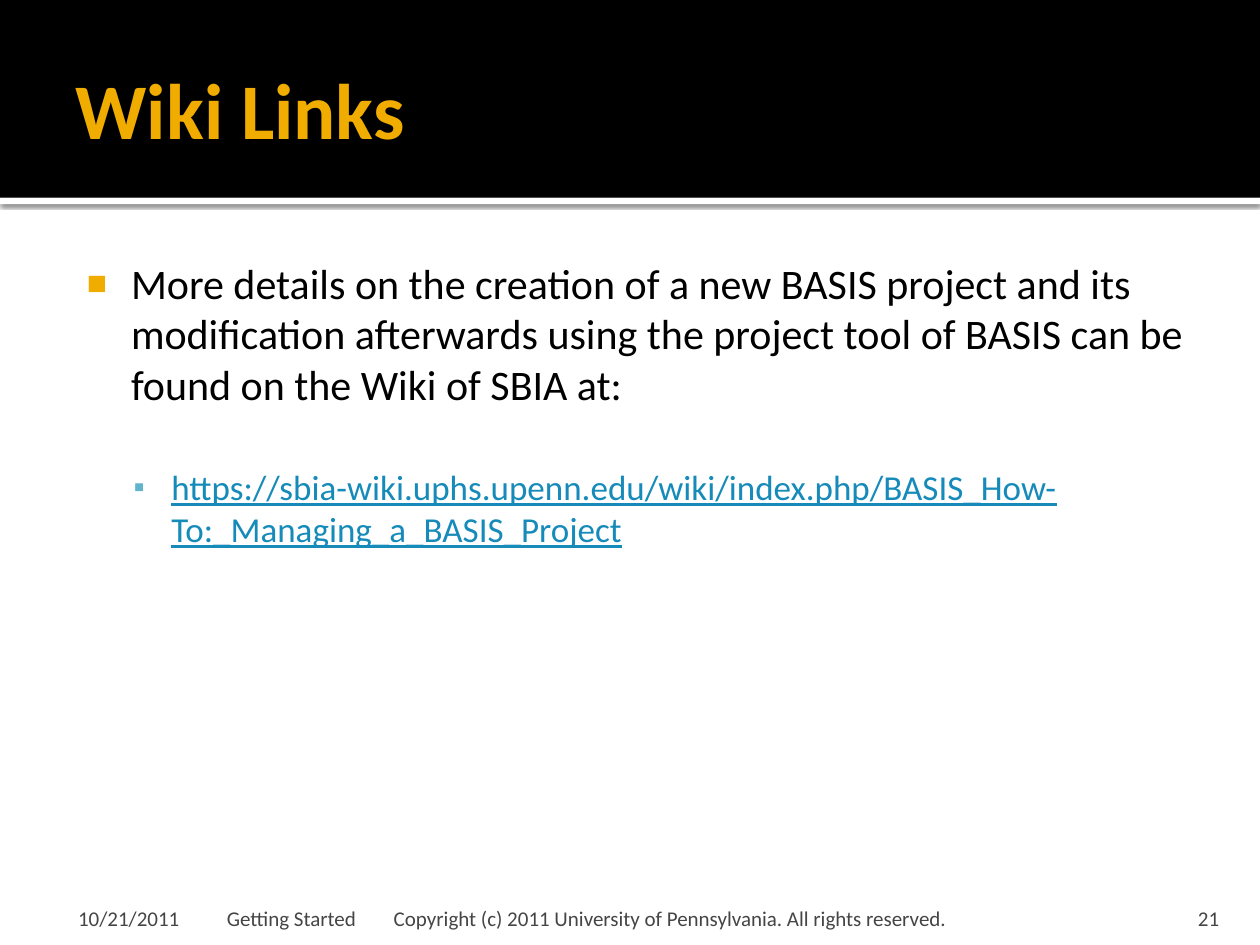
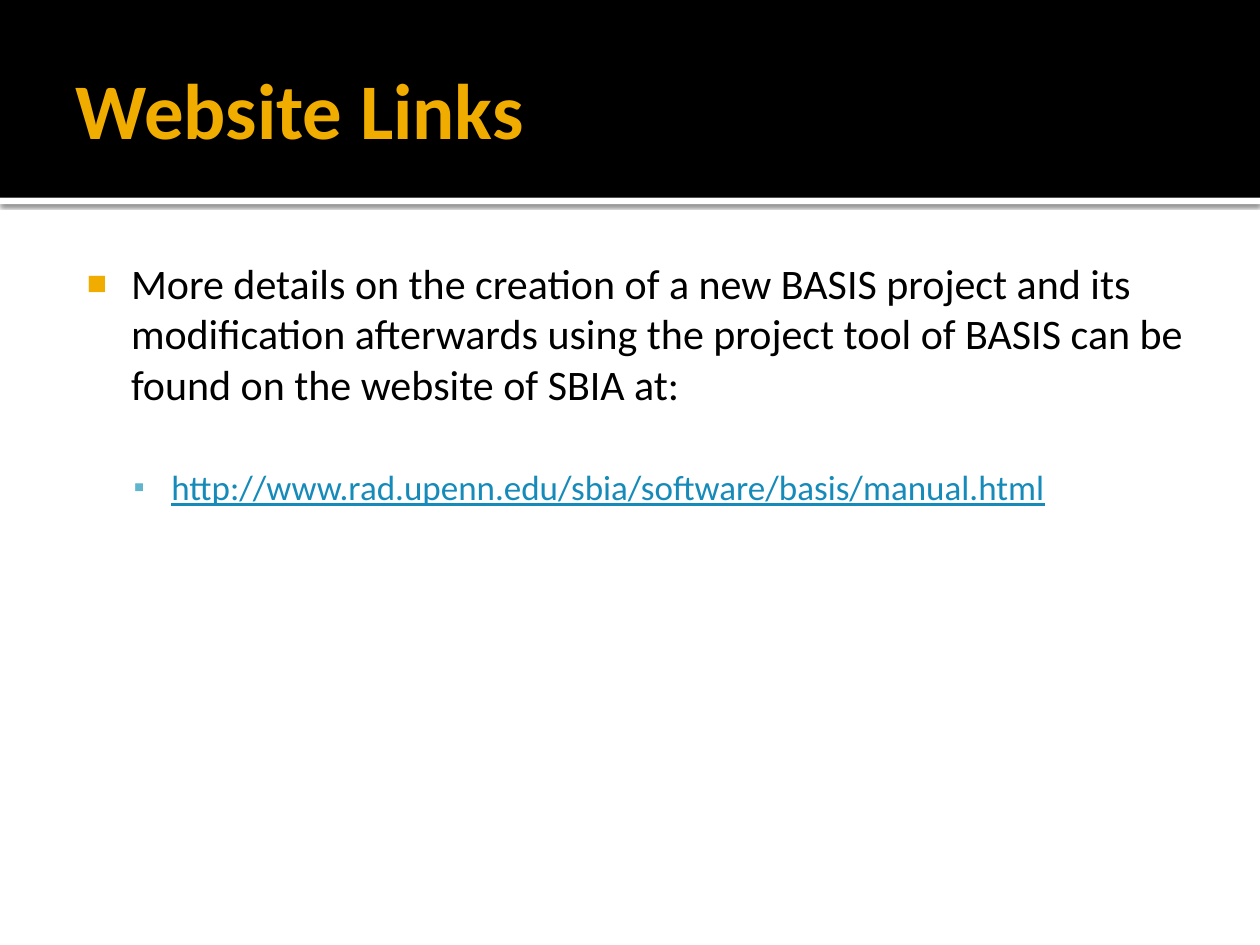
Before and after one commit to cmake-basis/legacy, a slide deck: slide 20 of doc/tutorials/BASIS Tutorial - 01 Getting Started.pptx (slide 21 before the commit). Drawn at 1260x945 pixels with LibreOffice and Linux fonts; fonts in the diff are those of the drawing; background and template pictures are left out. Boxes give left, top, right and bottom in pixels: in the first picture for what was removed or moved away, otherwise in the second. Text is boxed around its words. In the diff, an @@ line names an element or a change of style, - is before the commit and + after.

Commit message:
Issue #237 Updated Getting Started Tutorial and Quick Start Guide to be more current and reference the git repository rather than the older SVN repository.

```diff
--- a/doc/tutorials/BASIS Tutorial - 01 Getting Started.pptx
+++ b/doc/tutorials/BASIS Tutorial - 01 Getting Started.pptx
@@ title at bbox=[76, 83, 523, 140]: text changed @@
-Wiki Links
+Website Links
@@ text at bbox=[131, 269, 1183, 506]: text changed @@
-■ More details on the creation of a new BASIS project and its modification afterwards using the project tool of BASIS can be found on the Wiki of SBIA at:
-  ▪ https://sbia-wiki.uphs.upenn.edu/wiki/index.php/BASIS_How-To:_Managing_a_BASIS_Project
+■ More details on the creation of a new BASIS project and its modification afterwards using the project tool of BASIS can be found on the website of SBIA at:
+  ▪ http://www.rad.upenn.edu/sbia/software/basis/manual.html
@@ text removed at bbox=[78, 911, 179, 927] @@
-10/21/2011
@@ text removed at bbox=[227, 911, 946, 930] @@
-Getting Started Copyright (c) 2011 University of Pennsylvania. All rights reserved.
@@ page number removed at bbox=[1198, 912, 1219, 926] @@
-21
```
Also in this commit, not shown: 8 other slides changed, 1 slide removed, 1 other file.
